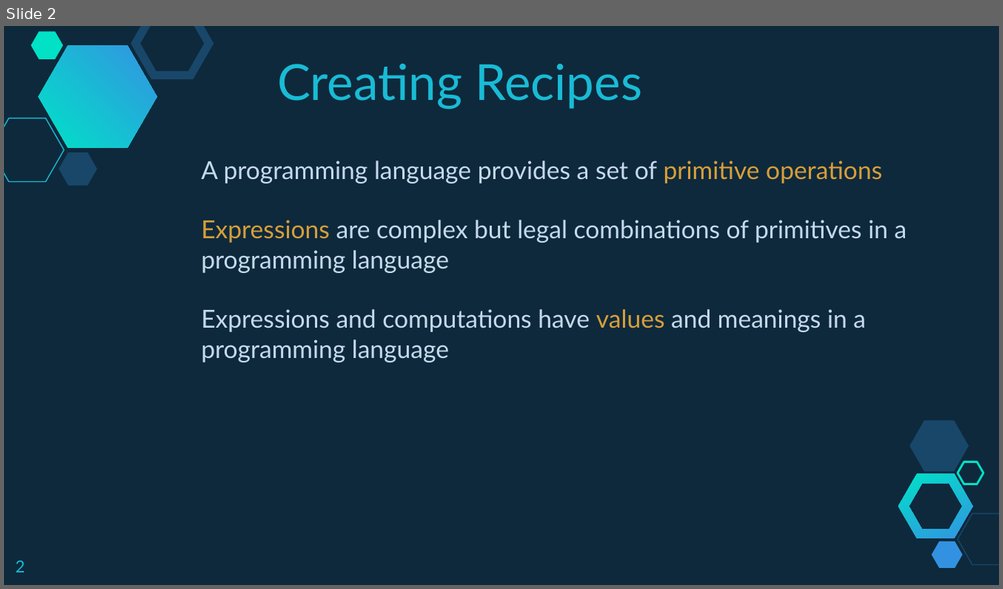
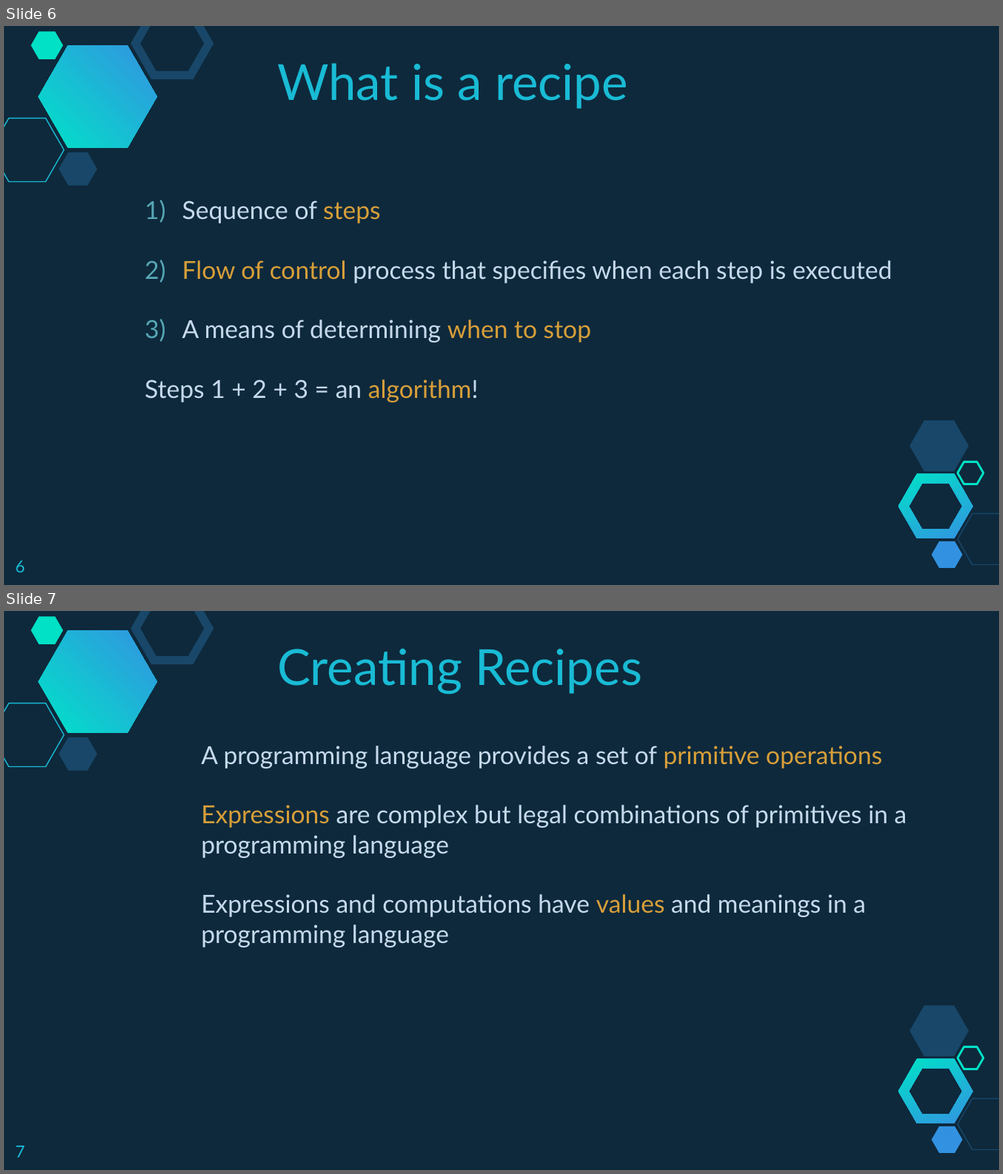
Before and after one commit to branhoff/python_class_101, a slide deck: lecture_slides/1_Python Lesson 1 - Aspects of Language.pptx. Shown one above the other, each under a label of ours: slide 2 before the commit, slides 6 and 7 after it. The pictures are 1003x589 and 1003x1174 pixels, drawn with LibreOffice and Linux fonts; fonts in the diff are those of the drawing. Boxes give left, top, right and bottom in pixels: in the first picture for what was removed or moved away, otherwise in the second. Text is boxed around its words. In the diff, an @@ line names an element or a change of style, - is before the commit and + after.

```diff
--- a/lecture_slides/1_Python Lesson 1 - Aspects of Language.pptx
+++ b/lecture_slides/1_Python Lesson 1 - Aspects of Language.pptx
@@ slide 6 added at box(4, 26, 999, 585), background #0E293C; not listed: 10 template elements that a slide beside it also shows @@
@@ text added at box(277, 63, 628, 109), 36 pt, text #19BBD5 @@
+What is a recipe
@@ text added at box(145, 201, 892, 403), 18 pt, text #C6DAEC @@
+1) Sequence of steps
+2) Flow of control process that specifies when each step is executed
+3) A means of determining when to stop
+Steps 1 + 2 + 3 = an algorithm!
@@ page number added at box(15, 561, 25, 573), 12 pt, text #19BBD5 @@
+6
@@ what was slide 2 is now slide 7 @@
@@ page number at box(15, 1146, 25, 1158): text changed @@
-2
+7
```
Also in this commit, not shown: 1 slide changed, 5 other slides added, 1 slide removed.
